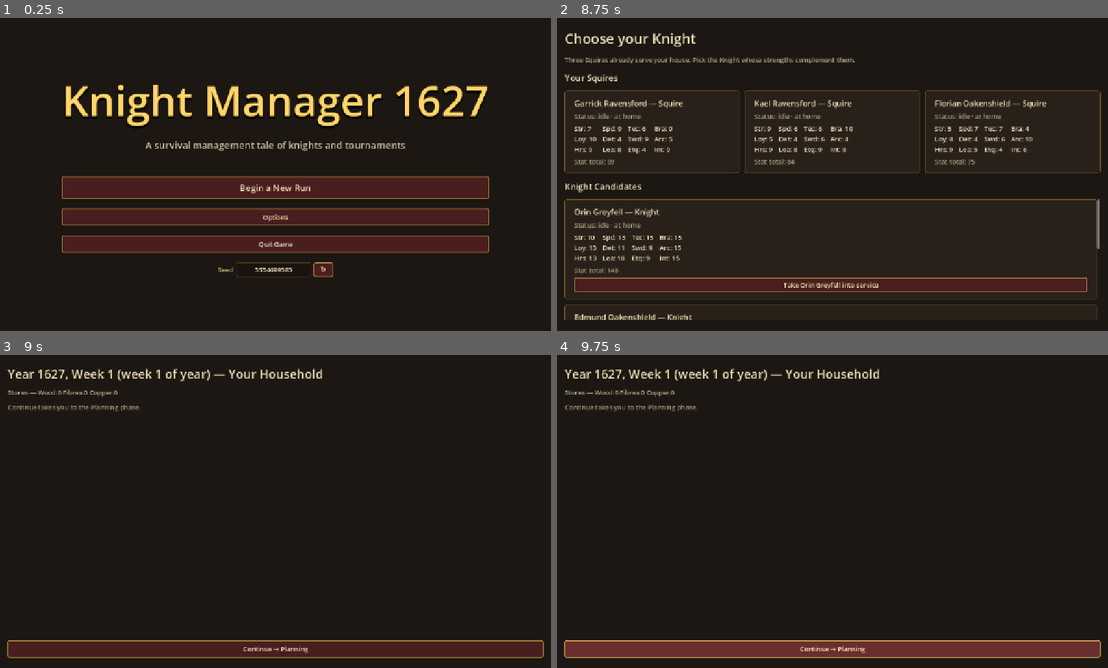
Above: before the commit, frames 1-4 (two rows, left to right).
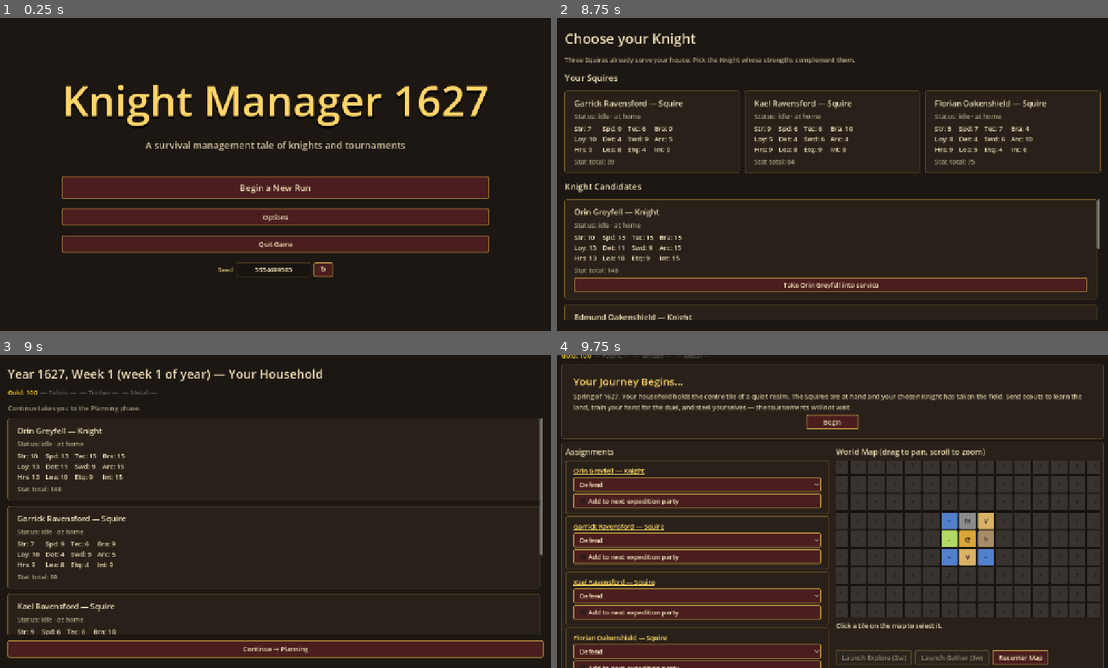
Above: after the commit, the same moments.

Repository: Jackz0Knight/KM27
Game: Godot game, scene res://scenes/Main.tscn
Two runs of this game, one before a commit and one after it. Both use one fixed random seed, a clock stepped at 60 frames per second and the inputs below.
Inputs (mouse positions are in pixels of both pictures, inside the frame that each line leads up to):
- Up to frame 1 (0.25 s): no input
- Up to frame 2 (8.75 s): click "Options" at 0.5 s; click "Begin a New Run" at 1.25 s; click "Begin a New Run" at 2 s; click "↻" at 2.75 s; click "↻" at 3.5 s; click "Begin a New Run" at 4.25 s; click "↻" at 5 s; click "Back to Game" at 5.75 s; move the mouse to (953, 158) at 6.52 s; click (953, 158) at 6.67 s; drag from (722, 190) to (804, 237) at 7.27 s; tap Enter at 8 s; move the mouse to (887, 105) at 8.02 s; click (887, 105) at 8.17 s
- Up to frame 3 (9 s): click "Take Orin Greyfell into servi…" at 8.75 s
- Up to frame 4 (9.75 s): click "Continue → Planning" at 9.5 s

Frames 1-2 are identical in both runs. In frame 3, 4.0% of the frame differs, in the area x 1-99%, y 10-90%; in frame 4, 46%, in the area x 0-100%, y 0-100%.
Error before the commit: Invalid access to property or key 'resources' on a base object of type 'Node (game_state.gd)'. (res://scripts/screens/roster_view.gd:23)

Commit message:
fix: roster_view crash, popup shadow, exp variable, int division warnings
- roster_view.gd/.tscn: replace GameState.resources with new inventory HUD
  (RichTextLabel + ResourceDB.resource_hud_bbcode) — fixes _ready() crash
- settings_popup.gd: rename local var popup → instance to stop shadowing
  Window.popup() method
- game_state.gd, tick.gd, planning.gd: rename exp loop vars → exped to
  avoid shadowing GDScript built-in exp() math function
- battle_event.gd, combat.gd: replace int/int division with floori(x/n.0)
  to silence GDScript integer-division warnings

Co-Authored-By: Claude Sonnet 4.6 <noreply@anthropic.com>

Diff:
--- a/scenes/screens/roster_view.tscn
+++ b/scenes/screens/roster_view.tscn
@@ -32,10 +32,12 @@
 text = "Your Household"
 theme_override_font_sizes/font_size = 28
 
-[node name="Resources" type="Label" parent="Margin/VBox"]
+[node name="Resources" type="RichTextLabel" parent="Margin/VBox"]
 layout_mode = 2
-text = "Stores — Wood:0 Fibres:0 Copper:0"
-modulate = Color(0.78, 0.78, 0.78, 1)
+bbcode_enabled = true
+fit_content = true
+scroll_active = false
+custom_minimum_size = Vector2(0, 24)
 
 [node name="SubHeader" type="Label" parent="Margin/VBox"]
 layout_mode = 2
--- a/scripts/autoload/game_state.gd
+++ b/scripts/autoload/game_state.gd
@@ -220,31 +220,31 @@
 # ---------- expeditions ----------
 
 func launch_expedition(kind: Expedition.Kind, target_x: int, target_y: int, unit_ids: Array[int]) -> Expedition:
-	var exp := Expedition.new(_next_expedition_id, kind, target_x, target_y, unit_ids)
+	var exped := Expedition.new(_next_expedition_id, kind, target_x, target_y, unit_ids)
 	_next_expedition_id += 1
-	expeditions.append(exp)
+	expeditions.append(exped)
 
 	for uid in unit_ids:
 		var u: Unit = find_unit(uid)
 		if u != null:
 			u.current_task = Unit.TASK_EXPEDITION
-			u.expedition_id = exp.id
+			u.expedition_id = exped.id
 
 	var tile: MapTile = world.get_tile(target_x, target_y)
 	if tile != null:
-		tile.active_expedition = exp
-
-	return exp
+		tile.active_expedition = exped
+
+	return exped
 
 
 # Removes an expedition from the active list and clears its tile + units.
 # Phase 5's Tick will call this when weeks_remaining hits 0.
-func complete_expedition(exp: Expedition) -> void:
-	expeditions.erase(exp)
-	var tile: MapTile = world.get_tile(exp.target_x, exp.target_y)
-	if tile != null and tile.active_expedition == exp:
+func complete_expedition(exped: Expedition) -> void:
+	expeditions.erase(exped)
+	var tile: MapTile = world.get_tile(exped.target_x, exped.target_y)
+	if tile != null and tile.active_expedition == exped:
 		tile.active_expedition = null
-	for uid in exp.unit_ids:
+	for uid in exped.unit_ids:
 		var u: Unit = find_unit(uid)
 		if u != null:
 			u.current_task = Unit.TASK_IDLE
--- a/scripts/screens/planning.gd
+++ b/scripts/screens/planning.gd
@@ -258,10 +258,10 @@
 	_add_tactics_line(t_text, Color(0.65, 0.88, 0.65))
 
 	# Nearby expedition returns
-	for exp in GameState.expeditions:
-		if exp.weeks_remaining <= 3:
+	for exped in GameState.expeditions:
+		if exped.weeks_remaining <= 3:
 			_add_tactics_line(
-				"Expedition #%d returns in %dw" % [exp.id, exp.weeks_remaining],
+				"Expedition #%d returns in %dw" % [exped.id, exped.weeks_remaining],
 				Color(0.65, 0.75, 0.95),
 			)
 
@@ -601,16 +601,16 @@
 		none_lbl.modulate = Color(0.7, 0.7, 0.7)
 		expedition_list.add_child(none_lbl)
 		return
-	for exp in GameState.expeditions:
+	for exped in GameState.expeditions:
 		var lbl := Label.new()
-		lbl.text = "  • #%d %s" % [exp.id, exp.describe()]
+		lbl.text = "  • #%d %s" % [exped.id, exped.describe()]
 		expedition_list.add_child(lbl)
 
 
 func _find_expedition_for(unit: Unit) -> Expedition:
-	for exp in GameState.expeditions:
-		if exp.id == unit.expedition_id:
-			return exp
+	for exped in GameState.expeditions:
+		if exped.id == unit.expedition_id:
+			return exped
 	return null
 
 
@@ -820,10 +820,10 @@
 	if GameState.expeditions.is_empty():
 		_add_upcoming_line("No active expeditions.", true)
 	else:
-		for exp in GameState.expeditions:
-			var return_week: int = GameState.week + exp.weeks_remaining
+		for exped in GameState.expeditions:
+			var return_week: int = GameState.week + exped.weeks_remaining
 			_add_upcoming_line("Expedition #%d (%s) returns Week %d (in %dw)" % [
-				exp.id, exp.kind_label(), return_week, exp.weeks_remaining,
+				exped.id, exped.kind_label(), return_week, exped.weeks_remaining,
 			], false)
 
 	if GameState.run_history.is_empty():
--- a/scripts/screens/roster_view.gd
+++ b/scripts/screens/roster_view.gd
@@ -4,7 +4,7 @@
 # Planning screen on Continue.
 
 @onready var header: Label = $Margin/VBox/Header
-@onready var resources_lbl: Label = $Margin/VBox/Resources
+@onready var resources_lbl: RichTextLabel = $Margin/VBox/Resources
 @onready var cards: VBoxContainer = $Margin/VBox/Scroll/Cards
 @onready var continue_btn: Button = $Margin/VBox/ContinueButton
 
@@ -20,7 +20,7 @@
 		GameState.week,
 		GameState.current_week_of_year(),
 	]
-	resources_lbl.text = "Stores — %s" % GameState.resources.describe()
+	resources_lbl.parse_bbcode(ResourceDB.resource_hud_bbcode(GameState.gold, GameState.inventory))
 
 	for unit in GameState.roster:
 		cards.add_child(UnitCard.build(unit))
--- a/scripts/systems/battle_event.gd
+++ b/scripts/systems/battle_event.gd
@@ -39,8 +39,8 @@
 static func roll_harvest_bundle(week: int) -> ResourceBundle:
 	# Bountiful Harvest is comfortably "T1 bundle" sized — slightly skewed up
 	# from a Bandit Ambush win because it has no risk.
-	var lo: int = 1 + week / 12
-	var hi: int = 3 + week / 8
+	var lo: int = 1 + floori(week / 12.0)
+	var hi: int = 3 + floori(week / 8.0)
 	var b := ResourceBundle.new()
 	for key in ResourceBundle.KEYS:
 		b.set(key, RNG.randi_range(lo, hi))
@@ -59,10 +59,10 @@
 static func _roll_caravan_offer(week: int) -> ResourceBundle:
 	# Each offer biases heavily toward one resource so the choice matters.
 	var primary_idx: int = RNG.randi_range(0, ResourceBundle.KEYS.size() - 1)
-	var lo_primary: int = 2 + week / 10
-	var hi_primary: int = 4 + week / 6
+	var lo_primary: int = 2 + floori(week / 10.0)
+	var hi_primary: int = 4 + floori(week / 6.0)
 	var lo_secondary: int = 0
-	var hi_secondary: int = 1 + week / 15
+	var hi_secondary: int = 1 + floori(week / 15.0)
 	var b := ResourceBundle.new()
 	for i in range(ResourceBundle.KEYS.size()):
 		var key: String = ResourceBundle.KEYS[i]
--- a/scripts/systems/combat.gd
+++ b/scripts/systems/combat.gd
@@ -141,7 +141,7 @@
 			mult = HOME_NON_DEFEND_MULT
 		var total: int = floori(float(raw) * mult)
 
-		intimidation_total += u.stats.intimidation / 4   # GDD §13 — rounded down
+		intimidation_total += floori(u.stats.intimidation / 4.0)   # GDD §13 — rounded down
 
 		per_unit.append({
 			"unit_id": u.id,
@@ -199,8 +199,8 @@
 
 # Pillage reward roll. Per resource: int in [1 + floor(week/10), 3 + floor(week/5)].
 static func roll_pillage_reward(week: int) -> ResourceBundle:
-	var lo: int = 1 + week / 10
-	var hi: int = 3 + week / 5
+	var lo: int = 1 + floori(week / 10.0)
+	var hi: int = 3 + floori(week / 5.0)
 	var b := ResourceBundle.new()
 	for key in ResourceBundle.KEYS:
 		b.set(key, RNG.randi_range(lo, hi))
--- a/scripts/systems/tick.gd
+++ b/scripts/systems/tick.gd
@@ -88,23 +88,23 @@
 # Returning units drop back into the at-home pool via complete_expedition().
 static func _apply_expedition_returns(gs: Node, results: Dictionary) -> void:
 	var to_complete: Array = []
-	for exp in gs.expeditions:
-		exp.weeks_remaining -= 1
-		if exp.weeks_remaining <= 0:
-			to_complete.append(exp)
-	for exp in to_complete:
-		results["expedition_returns"].append(_complete_one(gs, exp))
+	for exped in gs.expeditions:
+		exped.weeks_remaining -= 1
+		if exped.weeks_remaining <= 0:
+			to_complete.append(exped)
+	for exped in to_complete:
+		results["expedition_returns"].append(_complete_one(gs, exped))
 
 
-static func _complete_one(gs: Node, exp: Expedition) -> Dictionary:
-	var tile: MapTile = gs.world.get_tile(exp.target_x, exp.target_y)
+static func _complete_one(gs: Node, exped: Expedition) -> Dictionary:
+	var tile: MapTile = gs.world.get_tile(exped.target_x, exped.target_y)
 	var info: Dictionary = {
-		"expedition_id": exp.id,
-		"kind": exp.kind,
-		"kind_label": exp.kind_label(),
-		"target_x": exp.target_x,
-		"target_y": exp.target_y,
-		"unit_ids": exp.unit_ids.duplicate(),
+		"expedition_id": exped.id,
+		"kind": exped.kind,
+		"kind_label": exped.kind_label(),
+		"target_x": exped.target_x,
+		"target_y": exped.target_y,
+		"unit_ids": exped.unit_ids.duplicate(),
 		"yield_resource": "",
 		"yield_amount": 0,
 		"yield_bundle": null,
@@ -112,18 +112,18 @@
 		"revealed_castle": null,
 	}
 
-	if exp.kind == Expedition.Kind.EXPLORE:
+	if exped.kind == Expedition.Kind.EXPLORE:
 		if tile != null and tile.knowledge != MapTile.Knowledge.EXPLORED:
 			tile.knowledge = MapTile.Knowledge.EXPLORED
 			info["revealed_terrain"] = MapTile.Terrain.keys()[tile.terrain]
 			if tile.castle != null:
 				info["revealed_castle"] = tile.castle
-	elif exp.kind == Expedition.Kind.GATHER:
+	elif exped.kind == Expedition.Kind.GATHER:
 		if tile != null:
 			var res_key: String = tile.gather_resource()
 			if res_key != "":
 				var party_strength: int = 0
-				for uid in exp.unit_ids:
+				for uid in exped.unit_ids:
 					var u: Unit = gs.find_unit(uid)
 					if u != null:
 						party_strength += u.stats.strength
@@ -135,6 +135,6 @@
 				info["yield_amount"] = amount
 				info["yield_bundle"] = null
 
-	gs.complete_expedition(exp)
-	EventBus.expedition_returned.emit(exp)
+	gs.complete_expedition(exped)
+	EventBus.expedition_returned.emit(exped)
 	return info
--- a/scripts/ui/settings_popup.gd
+++ b/scripts/ui/settings_popup.gd
@@ -35,8 +35,8 @@
 # Convenience: instance the popup, parent it to `caller`, and show it.
 static func show_for(caller: Node) -> void:
 	var scene: PackedScene = preload("res://scenes/ui/settings_popup.tscn")
-	var popup: PopupPanel = scene.instantiate()
-	caller.add_child(popup)
-	popup.popup_centered()
+	var instance: PopupPanel = scene.instantiate()
+	caller.add_child(instance)
+	instance.popup_centered()
 	# Free the popup when it closes so we don't accumulate instances.
-	popup.popup_hide.connect(popup.queue_free)
+	instance.popup_hide.connect(instance.queue_free)
